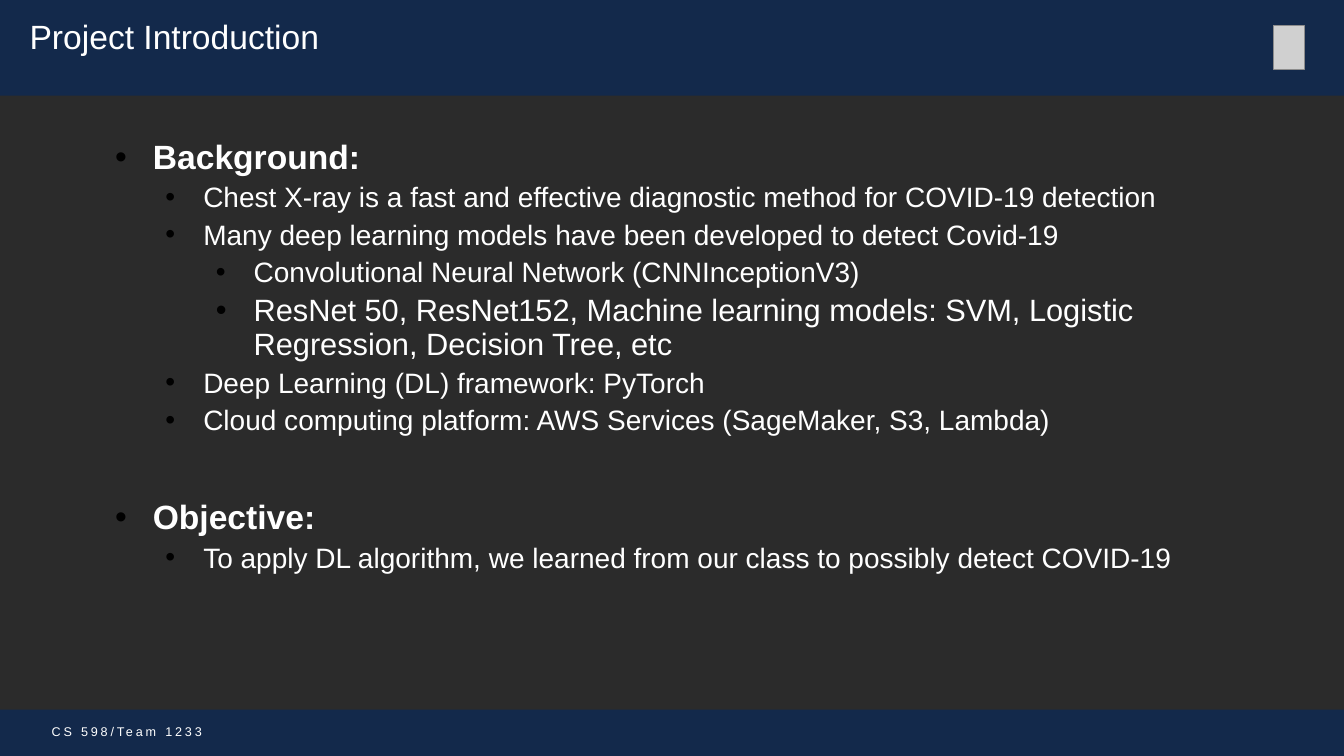
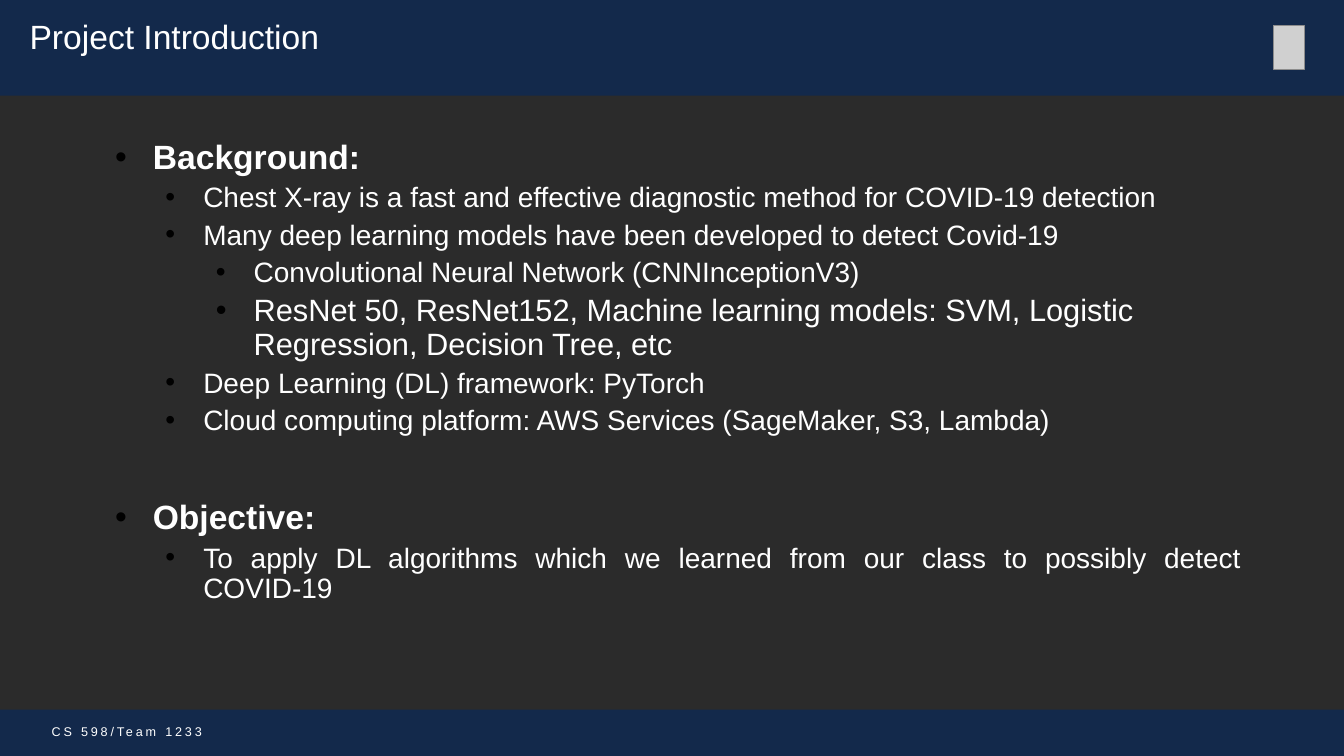
Before and after one commit to mohitbhadauria10/DL-Project, a slide deck: slide 3 of Presentation_Team_1233 _mike.pptx. Drawn at 1344x756 pixels with LibreOffice and Linux fonts; fonts in the diff are those of the drawing; grey boxes stand for pictures; background and template pictures are left out; a plain dark background stands for a picture behind light text. Boxes give left, top, right and bottom in pixels: in the first picture for what was removed or moved away, otherwise in the second. Text is boxed around its words. In the diff, an @@ line names an element or a change of style, - is before the commit and + after.

```diff
--- a/Presentation_Team_1233 _mike.pptx
+++ b/Presentation_Team_1233 _mike.pptx
@@ text at [203,547,1240,599]: text changed @@
-  • To apply DL algorithm, we learned from our class to possibly detect COVID-19
+  • To apply DL algorithms which we learned from our class to possibly detect COVID-19
```
Also in this commit, not shown: 4 other slides changed, 4 other files.
